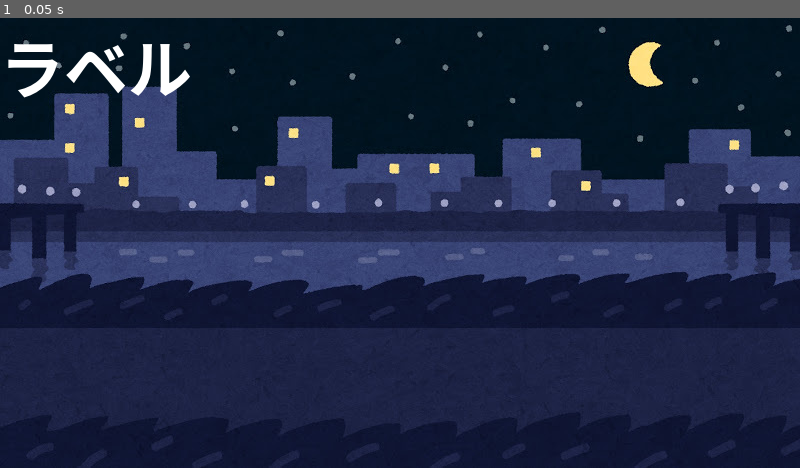
Above: before the commit, frame 1.
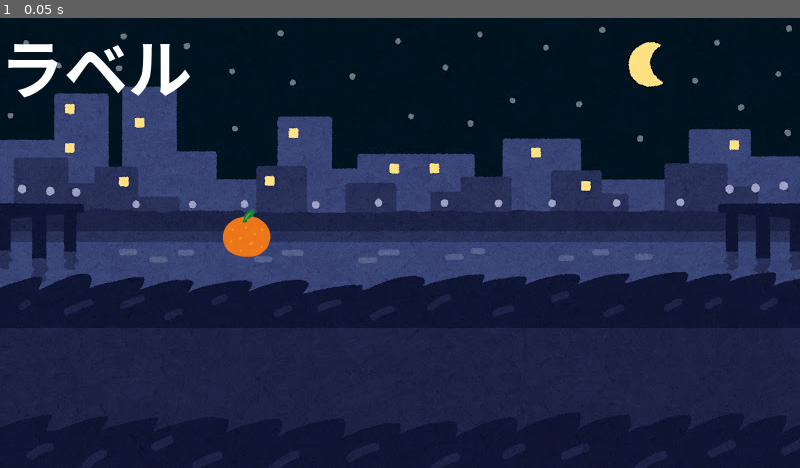
Above: after the commit, the same moment.

Repository: Rio22040/5
Game: Godot game, scene res://my_world.tscn
Same seed, same stepped clock (60 frames per second), same inputs: the game is played once before the commit and once after it. The project has no main scene, so this scene is started directly.
Inputs:
- Up to frame 1 (0.05 s): no input

The runs differ from the first frame. In frame 1, 0.5% of the frame differs, in the area x 27-34%, y 42-54%.

Commit message:
Dがキャラ追加

Diff:
--- a/game5/my_world.tscn
+++ b/game5/my_world.tscn
@@ -3,9 +3,13 @@
 [ext_resource type="PackedScene" uid="uid://6o7fxp26ru0v" path="res://world.tscn" id="1_cery3"]
 [ext_resource type="Script" uid="uid://wtcnsqp8n6dp" path="res://my_world.gd" id="2_1u75a"]
 [ext_resource type="Texture2D" uid="uid://cu8r7k323oo07" path="res://img/MyWorld.jpg" id="3_asled"]
+[ext_resource type="PackedScene" uid="uid://dnftpk8p6wpc6" path="res://orange.tscn" id="4_1u75a"]
 
 [node name="MyWorld" unique_id=1137961271 instance=ExtResource("1_cery3")]
 script = ExtResource("2_1u75a")
 
 [node name="Sprite2D" parent="." index="0" unique_id=1597890546]
 texture = ExtResource("3_asled")
+
+[node name="ORANGE" parent="." index="2" unique_id=1239789849 instance=ExtResource("4_1u75a")]
+position = Vector2(247, 215)
--- /dev/null
+++ b/game5/orange.tscn
@@ -0,0 +1,15 @@
+[gd_scene format=3 uid="uid://dnftpk8p6wpc6"]
+
+[ext_resource type="PackedScene" uid="uid://bpyevpyu03sxt" path="res://actor.tscn" id="1_aoevm"]
+[ext_resource type="Texture2D" uid="uid://h5cwtyhfqt34" path="res://img/ORANGE.png" id="2_wskhw"]
+
+[sub_resource type="CircleShape2D" id="CircleShape2D_6mxjk"]
+radius = 25.0
+
+[node name="ORANGE" unique_id=1239789849 instance=ExtResource("1_aoevm")]
+
+[node name="Sprite2D" parent="." index="0" unique_id=712688549]
+texture = ExtResource("2_wskhw")
+
+[node name="CollisionShape2D" parent="." index="1" unique_id=881902376]
+shape = SubResource("CircleShape2D_6mxjk")
--- a/game5/project.godot
+++ b/game5/project.godot
@@ -11,7 +11,7 @@
 [application]
 
 config/name="godot_template-v2"
-config/features=PackedStringArray("4.7", "Forward Plus")
+config/features=PackedStringArray("4.6", "Forward Plus")
 
 [display]
 
